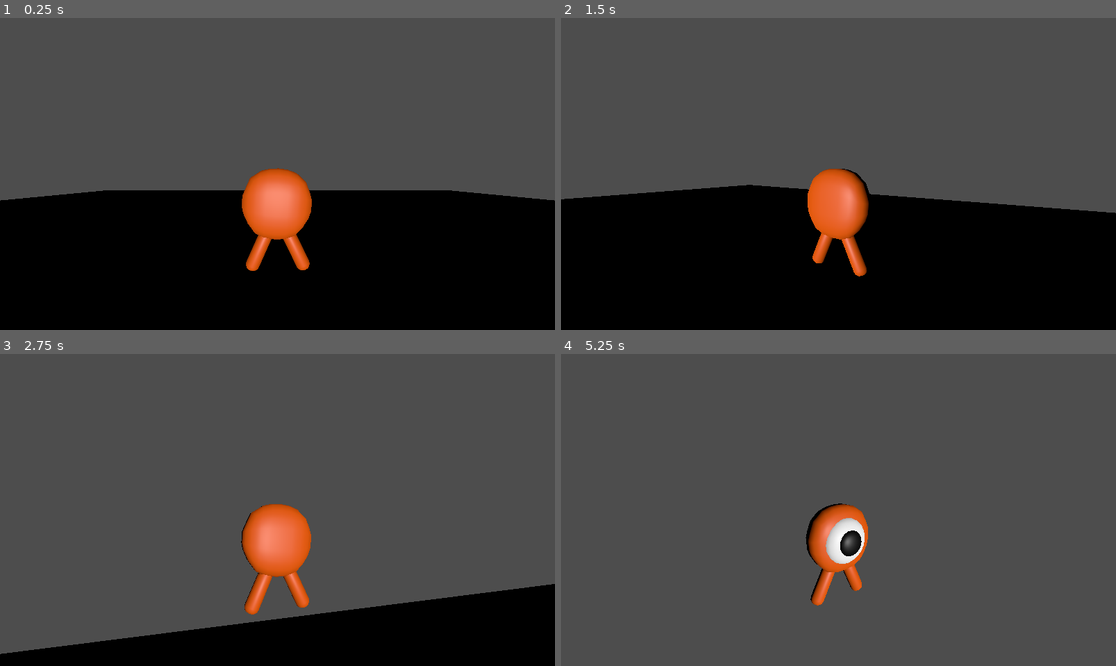
Above: before the commit, frames 1-4 (two rows, left to right).
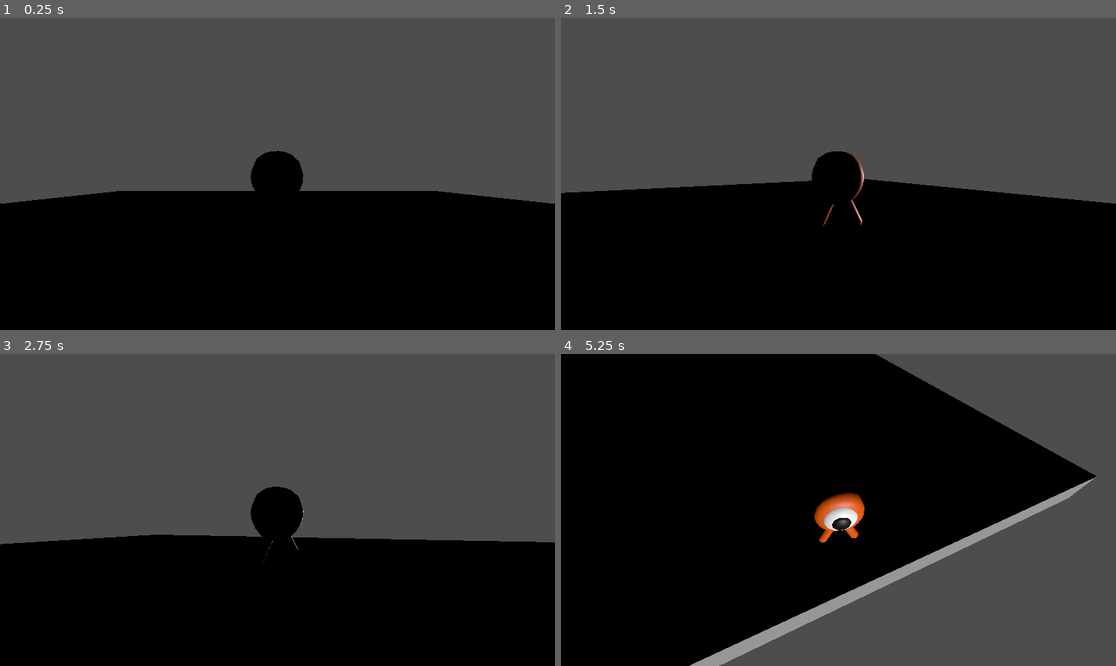
Above: after the commit, the same moments.

Repository: Lamonsky/mow_bros
Game: Godot game, scene res://Floor.tscn
The game is run twice, just before and just after one commit, with the same random seed, the same clock (stepped at 60 frames per second) and the same inputs.
Inputs (mouse positions are in pixels of both pictures, inside the frame that each line leads up to):
- Up to frame 1 (0.25 s): no input
- Up to frame 2 (1.5 s): move the mouse to (866, 174) at 0.52 s; press the mouse at (866, 174) at 0.53 s; hold W (move_forward) from 0.53 s (still down); tap Space (jump) at 0.77, 0.8, 1.07, 1.35 s; move the mouse to (810, 174) at 1.27 s; release the mouse at (810, 174) at 1.28 s
- Up to frame 3 (2.75 s): keep holding W (move_forward); tap Space (jump) at 1.52, 1.82, 2.3 s; click (249, 510) at 1.55 s; move the mouse to (288, 503) at 2.02 s; press the mouse at (288, 503) at 2.03 s
- Up to frame 4 (5.25 s): move the mouse to (832, 516) at 2.77 s; release the mouse at (832, 516) at 2.78 s; click (832, 516) at 2.85 s; tap Space (jump) at 3.02, 3.32, 3.6, 3.77, 4.07, 4.52, 4.82 s; move the mouse to (877, 513) at 3.52 s; tap Escape (ui_cancel) at 4.15 s; move the mouse to (672, 463) at 4.27 s; release W (move_forward) at 4.28 s; hold A (move_left) 4.28-5.03 s; click (672, 463) at 4.35 s; move the mouse to (866, 510) at 5.02 s; press the mouse at (866, 510) at 5.03 s; hold S (move_back, bound only before the commit) from 5.03 s (still down)

The runs differ from the first frame. In frame 1, 3.8% of the frame differs, in the area x 0-100%, y 42-82%; in frame 2, 5.3%; in frame 3, 27%; in frame 4, 69%, in the area x 0-97%, y 0-100%.

Commit message:
working player movement

Diff:
--- a/Player/CameraSpringArm.gd
+++ /dev/null
@@ -1,19 +0,0 @@
-extends SpringArm3D
-
-@export var mouse_sensitivity := 0.01
-@export_range(-90.00, 0.0, 0.1, "radians_as_degrees") var min_vertical_angle := -PI/2
-@export_range(0.00, 90.0, 0.1, "radians_as_degrees") var max_vertical_angle := PI/4
-
-
-func _ready() -> void:
-	Input.set_mouse_mode(Input.MOUSE_MODE_CAPTURED)
-
-func _unhandled_input(event: InputEvent) -> void:
-	if event is InputEventMouseMotion:
-		rotation.y -= event.relative.x * mouse_sensitivity
-		rotation.y = wrapf(rotation.y, 0.0, TAU)
-
-		rotation.x -= event.relative.y * mouse_sensitivity
-		rotation.x = clamp(rotation.x, min_vertical_angle, max_vertical_angle)
-	if event.is_action_pressed("ui_cancel"):
-		Input.set_mouse_mode(Input.MOUSE_MODE_VISIBLE)
--- /dev/null
+++ b/Player/Player_Script.gd
@@ -0,0 +1,77 @@
+extends CharacterBody3D
+
+@export_group("Camera")
+@export_range(0.0, 1.0) var mouse_sensitivity: float = 0.5
+
+@export_group("Movement")
+@export var speed: float = 8.0
+@export var acceleration: float = 20.0
+@export var gravity: float = -30.0
+@export var jump_speed: float = 12.0
+@export var rotation_speed: float = 12.0
+
+@export_group("Health")
+@export var max_health: int = 100
+@export var health: int = max_health
+
+@onready var _camera_pivot: Node3D = %CameraPivot
+@onready var _camera: Camera3D = %Camera3D
+@onready var _skin: Node3D = %player
+
+
+var _camera_input_direction : Vector2 = Vector2.ZERO
+var _last_movement_direction: Vector3 = Vector3.BACK
+
+func _ready():
+	# Initialize player state
+	health = max_health
+	print("Player ready with health: ", health)
+
+func _input(event: InputEvent) -> void:
+	if event.is_action_pressed("left_click"):
+		Input.mouse_mode = Input.MOUSE_MODE_CAPTURED
+	if event.is_action_pressed("ui_cancel"):
+		Input.mouse_mode = Input.MOUSE_MODE_VISIBLE
+
+func _physics_process(delta: float) -> void:
+	_camera_pivot.rotation.x += _camera_input_direction.y * delta
+	_camera_pivot.rotation.x = clamp(_camera_pivot.rotation.x, -PI / 6.0, PI / 3.0)  # Limit vertical rotation -30 to 60 degrees
+	_camera_pivot.rotation.y -= _camera_input_direction.x * delta
+	_camera_input_direction = Vector2.ZERO  # Reset input direction after processing
+
+	var raw_input := Input.get_vector("move_left", "move_right", "move_forward", "move_backwards")
+	var forward := _camera.global_basis.z
+	var right := _camera.global_basis.x
+
+	var move_direction := forward * raw_input.y + right * raw_input.x
+	move_direction.y = 0  # Ensure movement is horizontal
+	move_direction = move_direction.normalized()
+
+	var y_velocity := velocity.y
+	velocity.y = 0.0
+	velocity = velocity.move_toward(move_direction * speed, acceleration * delta)
+	velocity.y = y_velocity + gravity * delta  # Apply gravity
+
+	var is_starting_jump := Input.is_action_just_pressed("jump") and is_on_floor()
+
+	if is_starting_jump:
+		velocity.y += jump_speed  # Apply jump speed
+
+
+	move_and_slide()
+
+	if move_direction.length() > 0.2:
+		_last_movement_direction = move_direction
+
+	var target_angle := Vector3.BACK.signed_angle_to(_last_movement_direction, Vector3.UP)
+	_skin.rotation.y = lerp_angle(_skin.rotation.y, target_angle, rotation_speed * delta)
+
+
+
+func _unhandled_input(event: InputEvent) -> void:
+	var is_camera_motion := (
+		event is InputEventMouseMotion and
+		Input.get_mouse_mode() == Input.MOUSE_MODE_CAPTURED
+	)
+	if is_camera_motion:
+		_camera_input_direction = event.screen_relative * mouse_sensitivity
--- a/Player/player.gd
+++ /dev/null
@@ -1,42 +0,0 @@
-extends CharacterBody3D
-
-# How fast the player moves in meters per second.
-@export var speed := 14
-# The downward acceleration when in the air, in meters per second squared.
-@export var gravity := 75
-@export var mouse_sensitivity := 0.01
-@export var twist_input := 0.0
-@export var pitch_input := 0.0
-
-
-var target_velocity = Vector3.ZERO
-
-
-func _physics_process(delta):
-	var direction = Vector3.ZERO
-
-	if Input.is_action_pressed("move_right"):
-		direction.x += 1
-	if Input.is_action_pressed("move_left"):
-		direction.x -= 1
-	if Input.is_action_pressed("move_back"):
-		direction.z += 1
-	if Input.is_action_pressed("move_forward"):
-		direction.z -= 1
-
-	if direction != Vector3.ZERO:
-		direction = direction.normalized()
-		# Setting the basis property will affect the rotation of the node.
-		$Pivot.basis = Basis.looking_at(direction)
-
-	# Ground Velocity
-	target_velocity.x = direction.x * speed
-	target_velocity.z = direction.z * speed
-
-	# Vertical Velocity
-	if not is_on_floor(): # If in the air, fall towards the floor. Literally gravity
-		target_velocity.y = target_velocity.y - (gravity * delta)
-
-	# Moving the Character
-	velocity = target_velocity
-	move_and_slide()
--- a/Player/player.tscn
+++ b/Player/player.tscn
@@ -1,28 +1,33 @@
 [gd_scene load_steps=5 format=3 uid="uid://v8gsk82wm5v"]
 
 [ext_resource type="PackedScene" uid="uid://co51r2bk8txik" path="res://Player/player.glb" id="1_4flbx"]
-[ext_resource type="Script" uid="uid://cge0aule2xs6s" path="res://Player/player.gd" id="1_onrkg"]
-[ext_resource type="Script" uid="uid://bphu24nl2uk0s" path="res://Player/CameraSpringArm.gd" id="3_btcbx"]
+[ext_resource type="Script" uid="uid://bo0m7qpebvgi0" path="res://Player/Player_Script.gd" id="1_4ntmi"]
 
-[sub_resource type="BoxShape3D" id="BoxShape3D_4ntmi"]
-size = Vector3(1, 2.99823, 1.24866)
+[sub_resource type="CapsuleShape3D" id="CapsuleShape3D_l8h54"]
+radius = 1.01658
+height = 3.05614
+
+[sub_resource type="SphereShape3D" id="SphereShape3D_4ntmi"]
 
 [node name="Player" type="CharacterBody3D"]
-script = ExtResource("1_onrkg")
+script = ExtResource("1_4ntmi")
 
-[node name="Pivot" type="Node3D" parent="."]
-
-[node name="Character" parent="Pivot" instance=ExtResource("1_4flbx")]
-transform = Transform3D(-1, -8.74228e-08, 3.82137e-15, 0, -4.37114e-08, -1, 8.74228e-08, -1, 4.37114e-08, 0, 0, 0)
+[node name="player" parent="." instance=ExtResource("1_4flbx")]
+unique_name_in_owner = true
+transform = Transform3D(1, 0, 0, 0, 0.0348995, -0.999391, 0, 0.999391, 0.0348995, 0, 2, 0)
 
 [node name="CollisionShape3D" type="CollisionShape3D" parent="."]
-transform = Transform3D(1, 0, 0, 0, 1, 0, 0, 0, 1, 0, -0.485077, -0.130554)
-shape = SubResource("BoxShape3D_4ntmi")
+transform = Transform3D(1, 0, 0, 0, 1, 0, 0, 0, 1, -0.0135637, 1.48522, 0.0990882)
+shape = SubResource("CapsuleShape3D_l8h54")
 
-[node name="SpringArm3D" type="SpringArm3D" parent="."]
-transform = Transform3D(1, 0, 0, 0, 1, 0, 0, 0, 1, 0, 0.879788, 0)
-spring_length = 6.0
-script = ExtResource("3_btcbx")
+[node name="CameraPivot" type="Node3D" parent="."]
+unique_name_in_owner = true
+transform = Transform3D(1, 0, 0, 0, 1, 0, 0, 0, 1, 0, 2.1526, 0)
 
-[node name="Camera3D" type="Camera3D" parent="SpringArm3D"]
-transform = Transform3D(1, 0, 0, 0, 1, 0, 0, 0, 1, 0, 0, 3)
+[node name="SpringArm3D" type="SpringArm3D" parent="CameraPivot"]
+transform = Transform3D(-1, 0, -8.74228e-08, 0, 1, 0, 8.74228e-08, 0, -1, 0, 0, 0)
+shape = SubResource("SphereShape3D_4ntmi")
+spring_length = 8.0
+
+[node name="Camera3D" type="Camera3D" parent="CameraPivot/SpringArm3D"]
+unique_name_in_owner = true
--- a/project.godot
+++ b/project.godot
@@ -32,7 +32,7 @@
 "events": [Object(InputEventKey,"resource_local_to_scene":false,"resource_name":"","device":-1,"window_id":0,"alt_press …(192 unchanged characters)…
 ]
 }
-move_back={
+move_backwards={
 "deadzone": 0.2,
 "events": [Object(InputEventKey,"resource_local_to_scene":false,"resource_name":"","device":-1,"window_id":0,"alt_press …(192 unchanged characters)…
 ]
@@ -42,3 +42,8 @@
 "events": [Object(InputEventKey,"resource_local_to_scene":false,"resource_name":"","device":-1,"window_id":0,"alt_press …(191 unchanged characters)…
 ]
 }
+left_click={
+"deadzone": 0.2,
+"events": [Object(InputEventMouseButton,"resource_local_to_scene":false,"resource_name":"","device":-1,"window_id":0,"alt_pressed":false,"shift_pressed":false,"ctrl_pressed":false,"meta_pressed":false,"button_mask":0,"position":Vector2(0, 0),"global_position":Vector2(0, 0),"factor":1.0,"button_index":1,"canceled":false,"pressed":false,"double_click":false,"script":null)
+]
+}
Not shown, removed: Player/CameraSpringArm.gd.uid
Not shown, added: Player/Player_Script.gd.uid
Not shown, removed: Player/player.gd.uid
